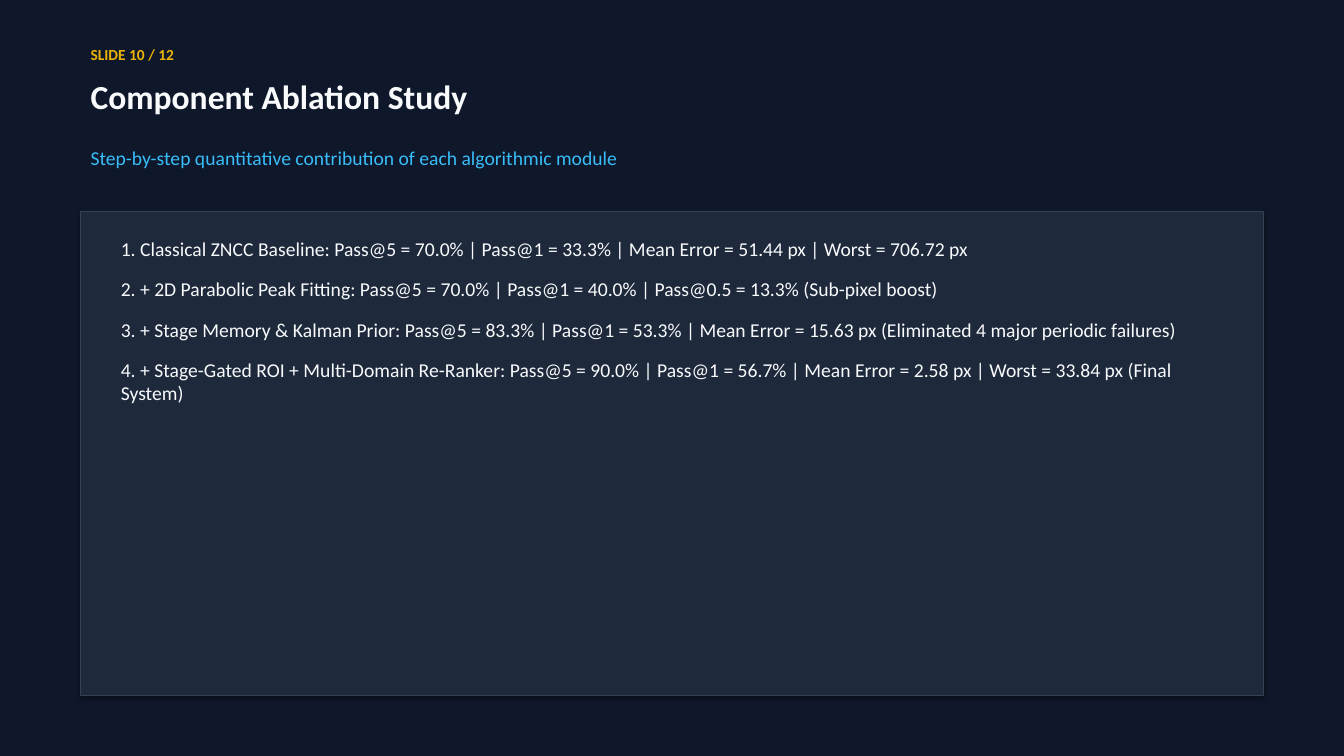
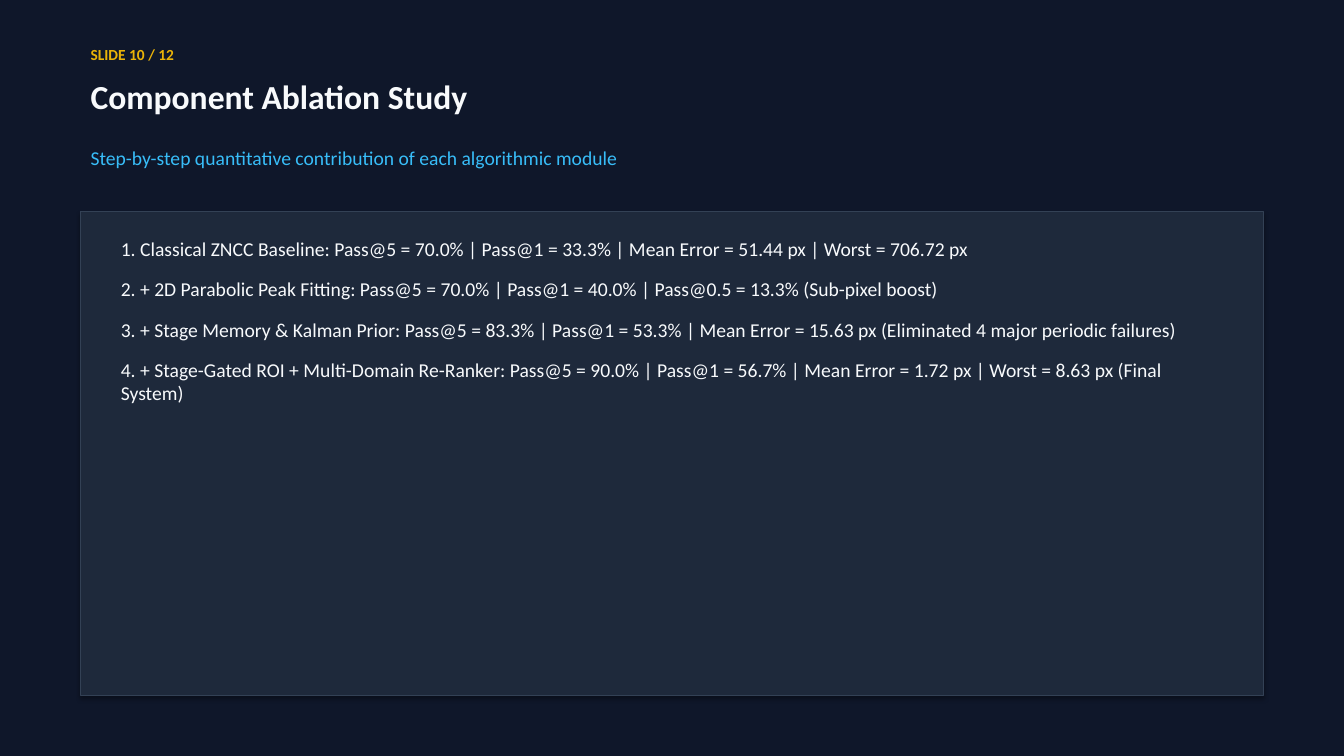
Before and after one commit to mrsarvesh07092006-star/SMART-SEM, a slide deck: slide 10 of solution_presentation.pptx. Drawn at 1344x756 pixels with LibreOffice and Linux fonts; fonts in the diff are those of the drawing. Boxes give left, top, right and bottom in pixels: in the first picture for what was removed or moved away, otherwise in the second. Text is boxed around its words. In the diff, an @@ line names an element or a change of style, - is before the commit and + after.

```diff
--- a/solution_presentation.pptx
+++ b/solution_presentation.pptx
@@ text at (x1=121, y1=363, x2=1162, y2=403): text changed @@
-4. + Stage-Gated ROI + Multi-Domain Re-Ranker: Pass@5 = 90.0% | Pass@1 = 56.7% | Mean Error = 2.58 px | Worst = 33.84 px (Final System)
+4. + Stage-Gated ROI + Multi-Domain Re-Ranker: Pass@5 = 90.0% | Pass@1 = 56.7% | Mean Error = 1.72 px | Worst = 8.63 px (Final System)
```
Also in this commit, not shown: 3 other slides changed, 5 other files.
